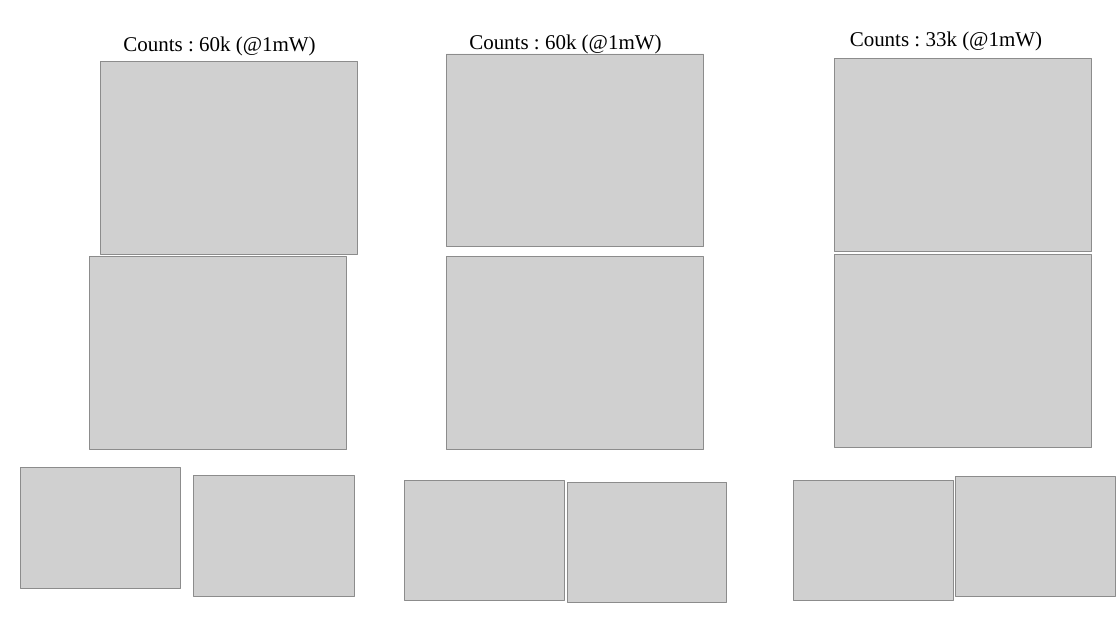
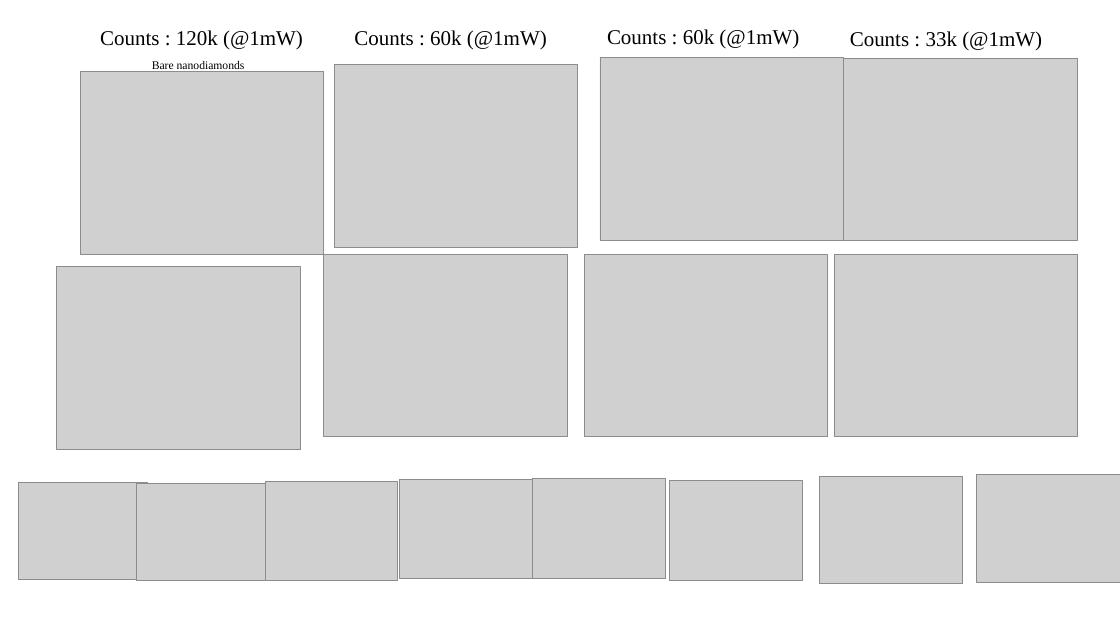
Before and after one commit to ghoshatanu857/T1_measurements, a slide deck: slide 6 of codes/data/2025/Oct_10/statistics.pptx. Drawn at 1120x630 pixels with LibreOffice and Linux fonts; fonts in the diff are those of the drawing; grey boxes stand for pictures. Boxes give left, top, right and bottom in pixels: in the first picture for what was removed or moved away, otherwise in the second. Text is boxed around its words. In the diff, an @@ line names an element or a change of style, - is before the commit and + after.

Commit message:
Updated.

```diff
--- a/codes/data/2025/Oct_10/statistics.pptx
+++ b/codes/data/2025/Oct_10/statistics.pptx
@@ text "Counts : 60k (@1mW)": place and size @@
-text "Counts : 60k (@1mW)" at [123,36,316,55]
+text "Counts : 60k (@1mW)" at [354,30,547,50]
@@ text "Counts : 60k (@1mW)": place and size @@
-text "Counts : 60k (@1mW)" at [469,34,662,54]
+text "Counts : 60k (@1mW)" at [607,29,799,49]
@@ text added at [100,30,303,50], 18 pt, text #000000 @@
+Counts : 120k (@1mW)
@@ picture: place and size @@
-picture at [447,54,704,247]
+picture at [600,57,844,239]
@@ picture: place and size @@
-picture at [834,58,1091,251]
+picture at [834,58,1078,240]
@@ picture added at [81,71,324,254] @@
@@ text added at [152,61,245,72], 10 pt, text #000000 @@
+Bare nanodiamonds
@@ picture: place and size @@
-picture at [101,61,358,255]
+picture at [334,65,578,247]
@@ picture added at [57,266,301,449] @@
@@ picture: place and size @@
-picture at [90,257,347,450]
+picture at [323,255,567,437]
@@ picture: place and size @@
-picture at [447,257,704,450]
+picture at [585,255,828,437]
@@ picture: place and size @@
-picture at [834,255,1091,448]
+picture at [834,255,1078,437]
@@ picture: place and size @@
-picture at [193,476,354,597]
+picture at [400,479,532,578]
@@ picture: place and size @@
-picture at [405,481,565,601]
+picture at [533,479,666,579]
@@ picture: place and size @@
-picture at [794,481,954,601]
+picture at [820,476,963,584]
@@ picture: place and size @@
-picture at [956,476,1116,597]
+picture at [977,475,1120,582]
@@ picture added at [18,482,148,579] @@
@@ picture added at [136,484,266,581] @@
@@ picture: place and size @@
-picture at [20,468,181,589]
+picture at [266,481,397,581]
@@ picture: place and size @@
-picture at [567,482,727,602]
+picture at [670,481,803,581]
```
